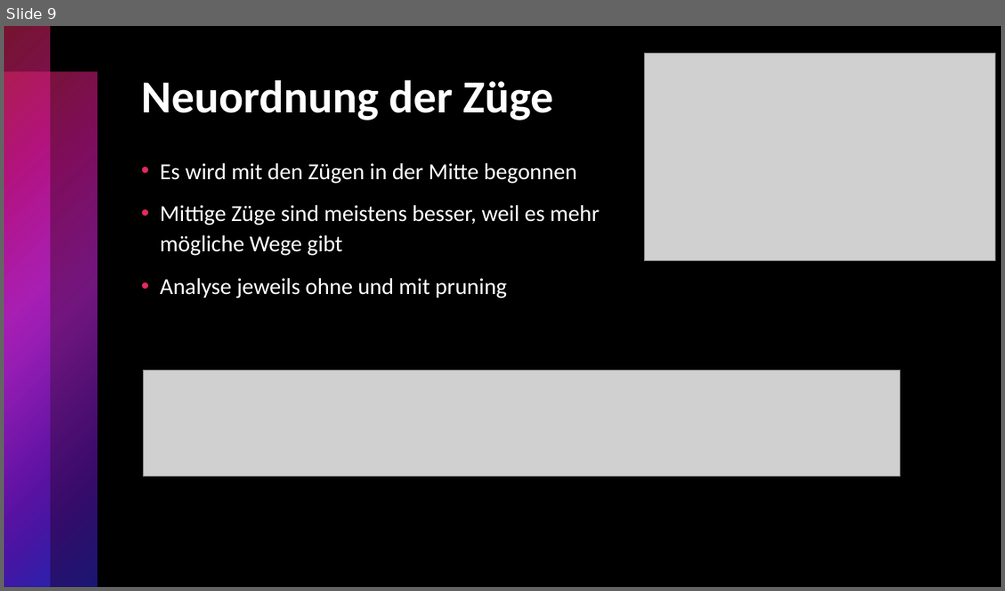
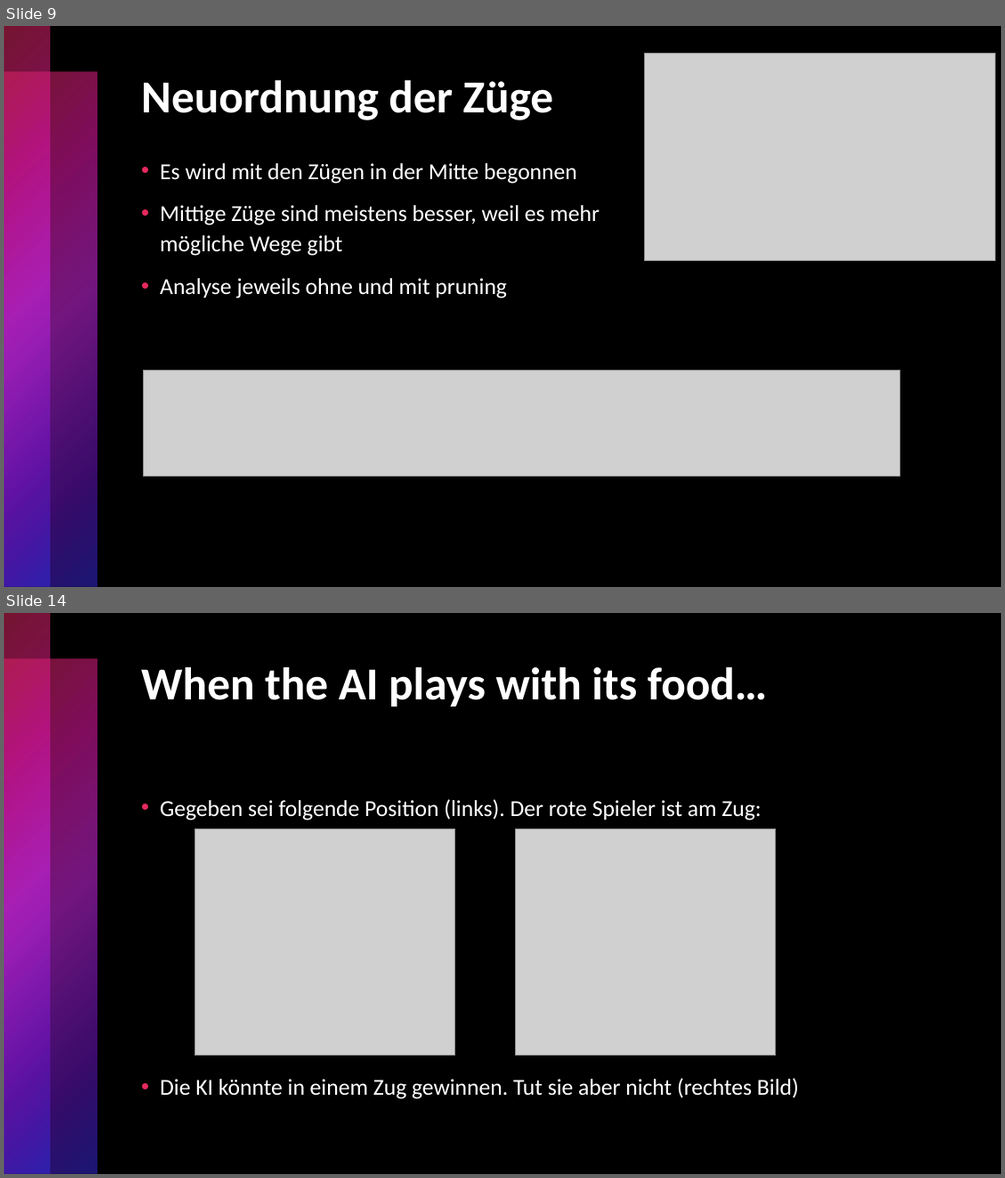
Before and after one commit to f-Hirschmann/ConnectFour-AI, a slide deck: doc/Präsentation.pptx. Shown one above the other, each under a label of ours: slide 9 before the commit, slides 9 and 14 after it; the slides between them are not shown. The pictures are 1005x591 and 1005x1178 pixels, drawn with LibreOffice and Linux fonts; fonts in the diff are those of the drawing; grey boxes stand for pictures. Boxes give left, top, right and bottom in pixels: in the first picture for what was removed or moved away, otherwise in the second. Text is boxed around its words. In the diff, an @@ line names an element or a change of style, - is before the commit and + after.

```diff
--- a/doc/Präsentation.pptx
+++ b/doc/Präsentation.pptx
@@ slide 14 added at [4, 613, 1001, 1174], background #000000; not listed: 2 template elements that a slide beside it also shows @@
@@ title added at [141, 667, 768, 706], 44 pt, text #FFFFFF, bold @@
+When the AI plays with its food…
@@ text added at [160, 799, 799, 1099], 22 pt, text #FFFFFF @@
+• Gegeben sei folgende Position (links). Der rote Spieler ist am Zug:
+• Die KI könnte in einem Zug gewinnen. Tut sie aber nicht (rechtes Bild)
@@ picture added at [194, 829, 455, 1055] @@
@@ picture added at [516, 829, 776, 1055] @@
```
Also in this commit, not shown: 1 slide changed, 3 other slides added.
